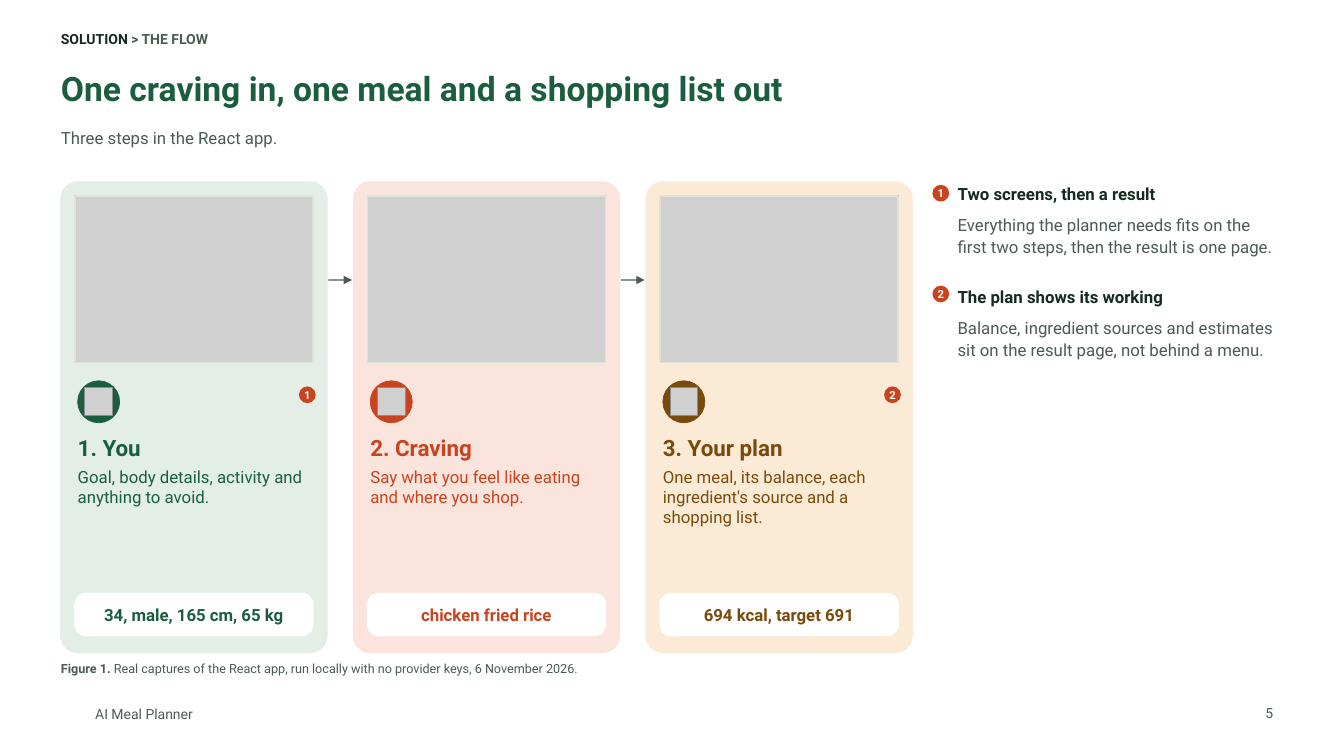
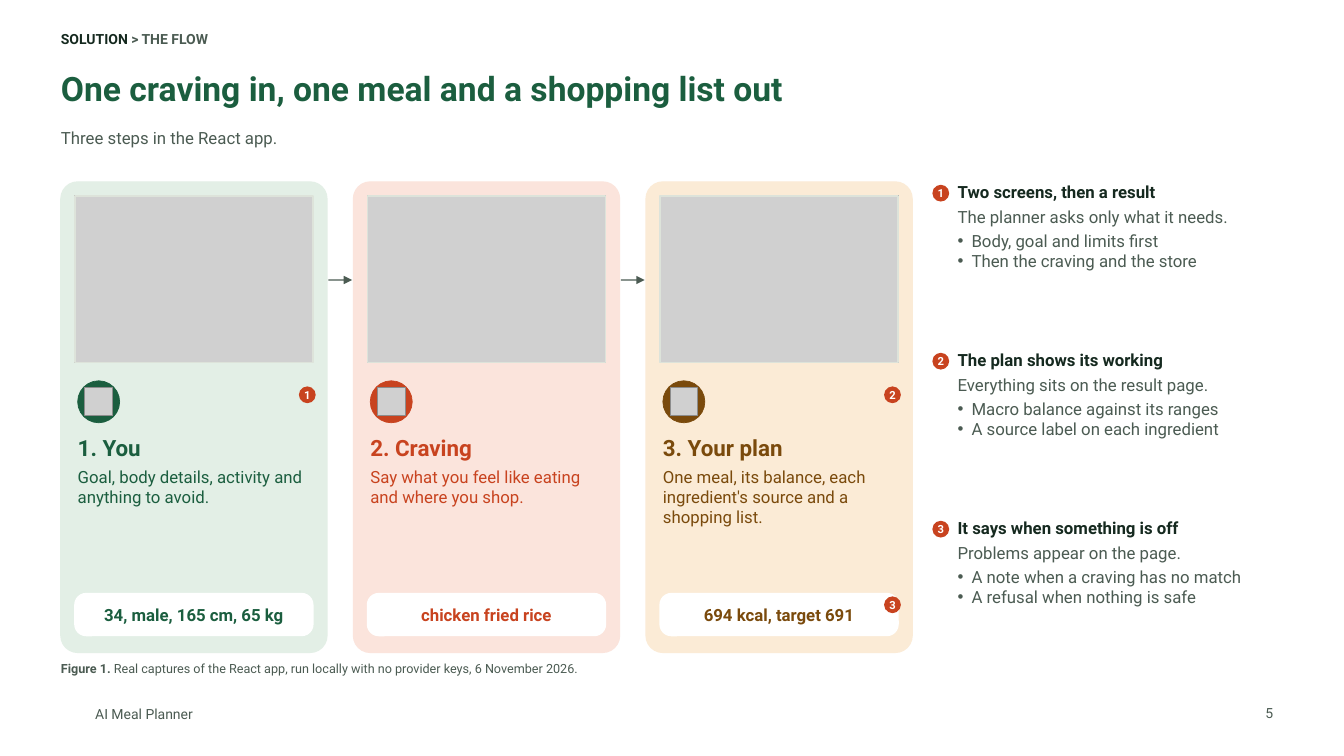
Before and after one commit to tuannm3812/ai-meal-planner, a slide deck: slide 5 of docs/showcase/ai-meal-planner-deck.pptx. Drawn at 1344x756 pixels with LibreOffice and Linux fonts; fonts in the diff are those of the drawing; grey boxes stand for pictures; background and template pictures are left out. Boxes give left, top, right and bottom in pixels: in the first picture for what was removed or moved away, otherwise in the second. Text is boxed around its words. In the diff, an @@ line names an element or a change of style, - is before the commit and + after.

```diff
--- a/docs/showcase/ai-meal-planner-deck.pptx
+++ b/docs/showcase/ai-meal-planner-deck.pptx
@@ text removed at [958,187,1273,360] @@
-Two screens, then a result
-Everything the planner needs fits on the first two steps, then the result is one page.
-The plan shows its working
-Balance, ingredient sources and estimates sit on the result page, not behind a menu.
@@ text added at [958,185,1228,271], 12 pt, text #4B5B52 @@
+Two screens, then a result
+The planner asks only what it needs.
+• Body, goal and limits first
+• Then the craving and the store
@@ ellipse "2": place and size @@
-ellipse "2" at [933,285,950,302]
+ellipse "2" at [933,353,950,370]
@@ text added at [958,353,1219,439], 12 pt, text #4B5B52 @@
+The plan shows its working
+Everything sits on the result page.
+• Macro balance against its ranges
+• A source label on each ingredient
@@ ellipse added at [933,521,950,538], fill #C8431F, 8 pt, text #FFFFFF, bold @@
+3
@@ text added at [958,521,1241,607], 12 pt, text #4B5B52 @@
+It says when something is off
+Problems appear on the page.
+• A note when a craving has no match
+• A refusal when nothing is safe
@@ ellipse added at [884,597,901,614], fill #C8431F, 8 pt, text #FFFFFF, bold @@
+3
```
Also in this commit, not shown: 13 other slides changed, 20 other files.
